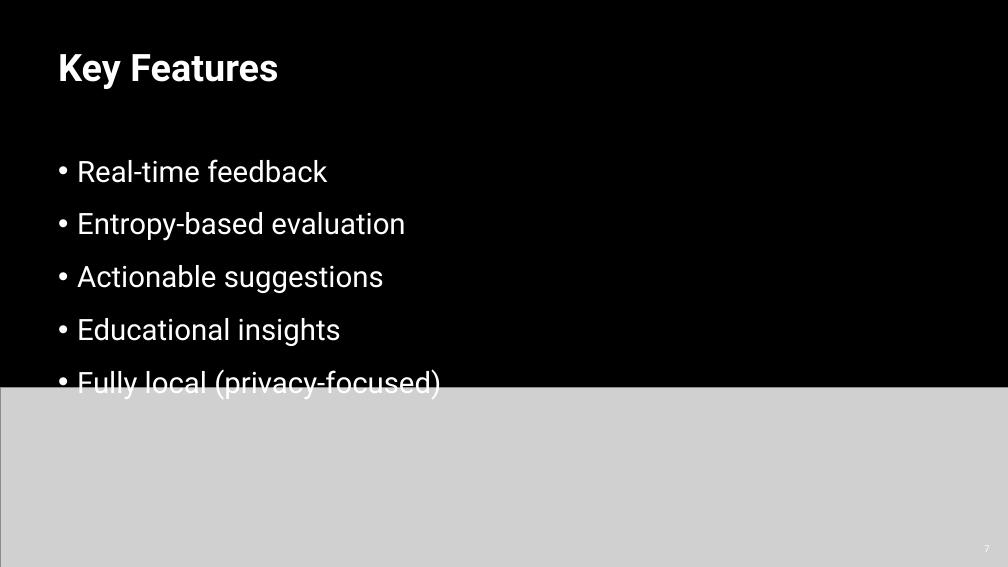
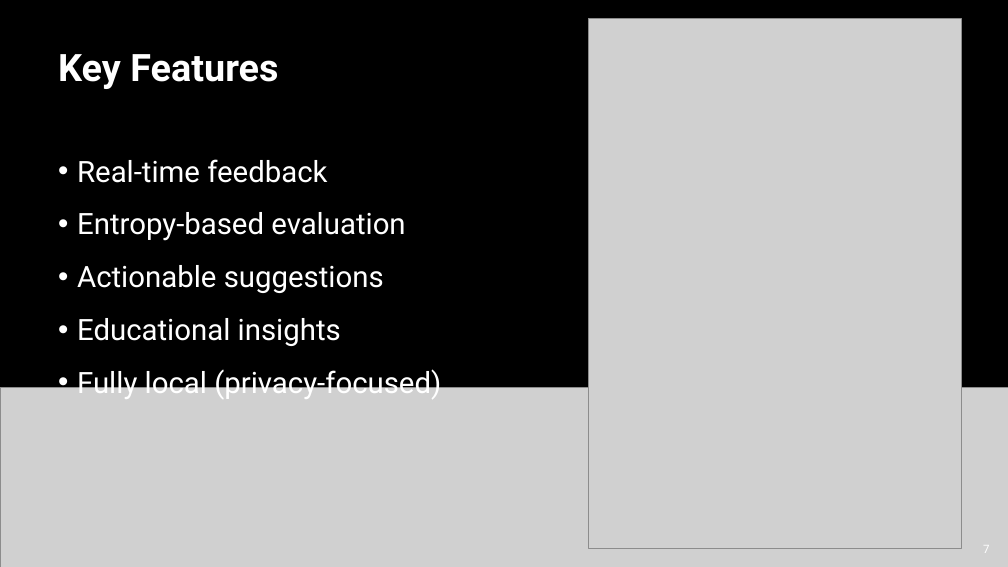
Before and after one commit to wbcarpenter/wbcarpenter.github.io, a slide deck: slide 7 of SecurePassPresentation.pptx. Drawn at 1008x567 pixels with LibreOffice and Linux fonts; fonts in the diff are those of the drawing; grey boxes stand for pictures. Boxes give left, top, right and bottom in pixels: in the first picture for what was removed or moved away, otherwise in the second. Text is boxed around its words. In the diff, an @@ line names an element or a change of style, - is before the commit and + after.

```diff
--- a/SecurePassPresentation.pptx
+++ b/SecurePassPresentation.pptx
@@ picture added at (x1=588, y1=19, x2=962, y2=548) @@
@@ page number at (x1=983, y1=545, x2=989, y2=550): size 9 to 11 pt @@
```
Also in this commit, not shown: 2 other slides changed, 1 other file.
